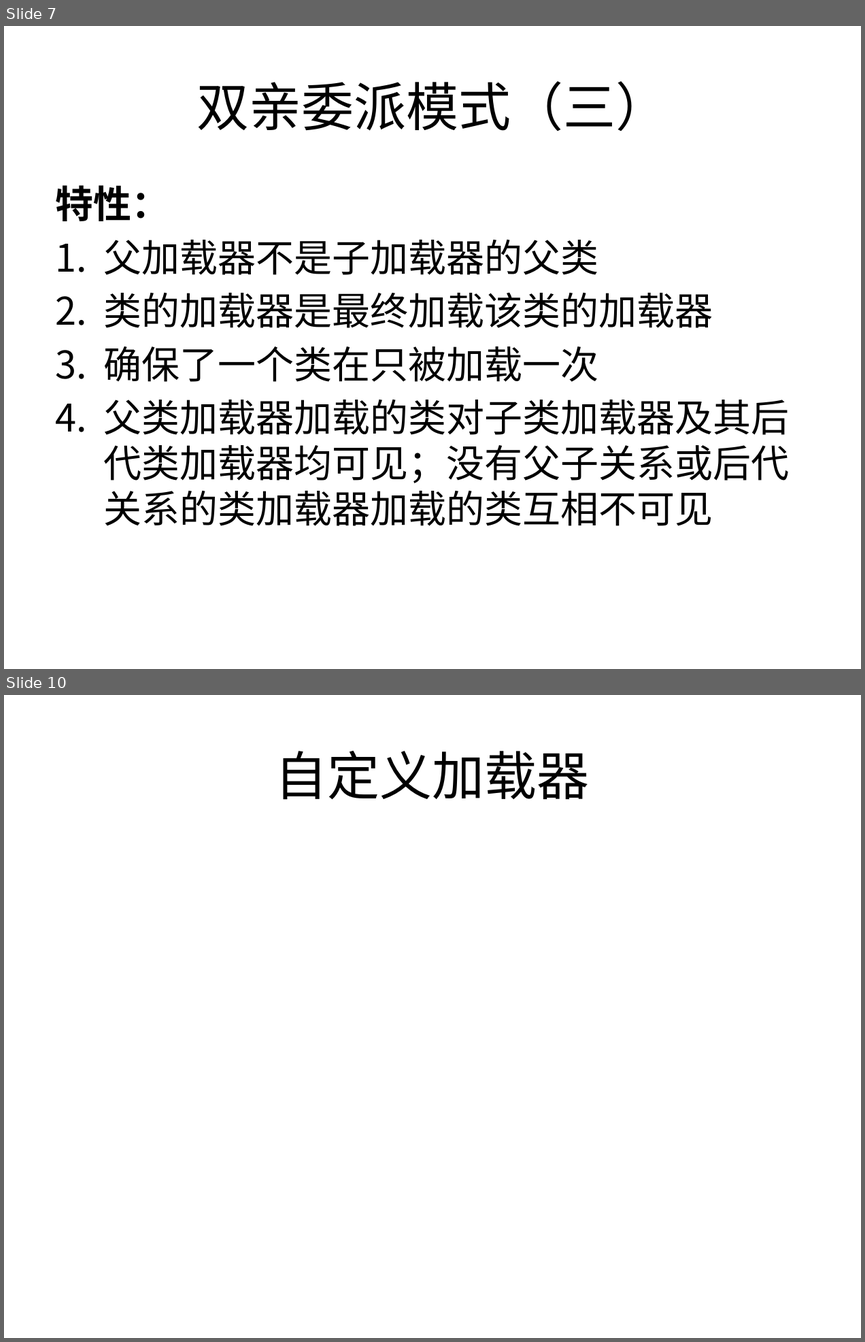
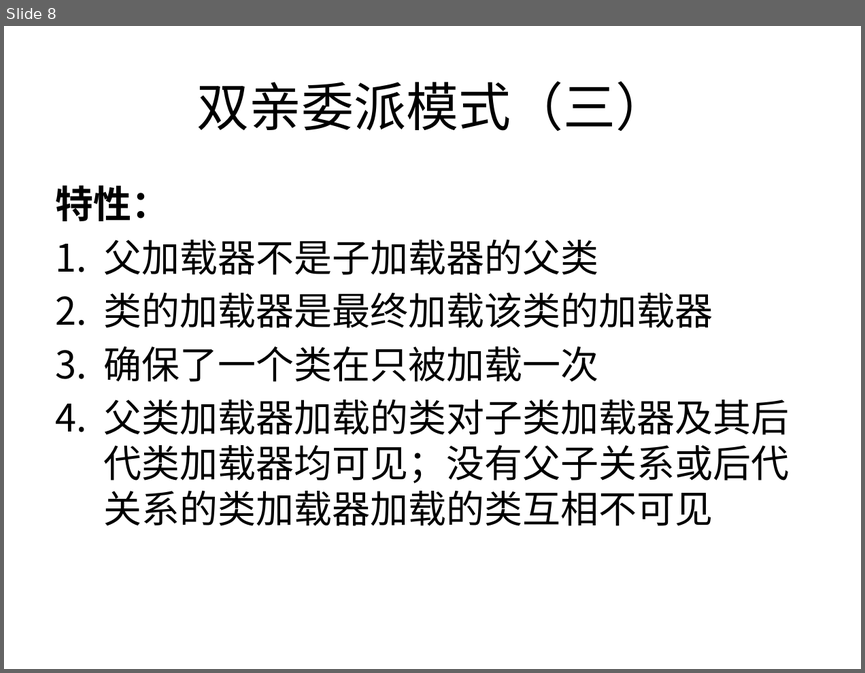
Before and after one commit to liuendy/practice, a slide deck: classLoader/类加载总结.pptx. Shown one above the other, each under a label of ours: slides 7 and 10 before the commit, slide 8 after it; the slides between them are not shown. The pictures are 865x1342 and 865x673 pixels, drawn with LibreOffice and Linux fonts; fonts in the diff are those of the drawing. Boxes give left, top, right and bottom in pixels: in the first picture for what was removed or moved away, otherwise in the second. Text is boxed around its words. In the diff, an @@ line names an element or a change of style, - is before the commit and + after.

```diff
--- a/classLoader/类加载总结.pptx
+++ b/classLoader/类加载总结.pptx
@@ slide 10 removed at (4, 695, 861, 1338), background #FFFFFF @@
@@ title removed at (275, 751, 589, 800) @@
-自定义加载器
@@ what was slide 7 is now slide 8 @@
```
Also in this commit, not shown: 4 slides changed, 3 slides added, 1 other slide removed, 1 other file.
